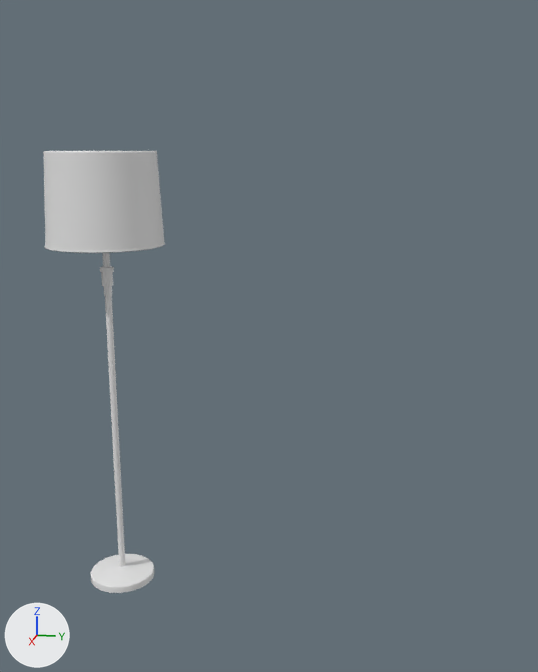
Renders of the Blender file _ART/Blender/LivingRoom/SM_StandingLamp.blend from each side of a commit.
Before and after are seen from a 50 mm camera at (2.26, 0.99, 1.48) aimed at (-0.04, 0.53, 0.9). The axes (+X, +Y, +Z) are drawn at lower left. The lights are the same throughout.

Before the edit, the objects in view are built like this:
```python
me_average_man_02 = bpy.data.meshes.new('average_man_02')
me_average_man_02.from_pydata(...)  # 1216 vertices, 1404 faces; spans x -36.0..28.0, y 0.0..188.0, z -18.0..24.0
me_average_man_02.materials.append(None)
me_mesh = bpy.data.meshes.new('Mesh')
me_mesh.from_pydata(...)  # 1041 vertices, 1008 faces; spans x -19.1..19.1, y 0.0..148.6, z -19.1..19.3
# faces by material slot: [868, 140]
me_mesh.materials.append(mat_material)  # white #e7e7e7
me_mesh.materials.append(mat_material_001)  # white #e7e7e7
me_standinglamp = bpy.data.meshes.new('StandingLamp')
me_standinglamp.from_pydata(...)  # 448 vertices, 834 faces; spans x -21.8..21.8, y -21.5..21.5, z 0.1..149.0
me_standinglamp.materials.append(mat_lambert1)  # white #ffffff
ob_humanref = bpy.data.objects.new('HumanRef', me_average_man_02)
ob_humanref.location = (0.0, 1.078, 0.0)
ob_humanref.rotation_euler = (1.571, 0.0, 0.0)  # degrees (90, 0, 0)
ob_humanref.scale = (0.00969, 0.00969, 0.00969)
ob_humanref.hide_set(True)
ob_sm_standinglamp_01 = bpy.data.objects.new('SM_StandingLamp_01', me_mesh)
ob_sm_standinglamp_01.location = (0.0, 0.0, 0.0)
ob_sm_standinglamp_01.rotation_euler = (1.571, 0.0, 0.0)  # degrees (90, 0, 0)
ob_sm_standinglamp_01.scale = (0.01, 0.01, 0.01)
ob_sm_standinglamp_02 = bpy.data.objects.new('SM_StandingLamp_02', me_standinglamp)
ob_sm_standinglamp_02.location = (0.0, 0.0, 0.0)
ob_sm_standinglamp_02.scale = (0.01, 0.01, 0.01)
ob_sm_standinglamp_02.hide_set(True)
```
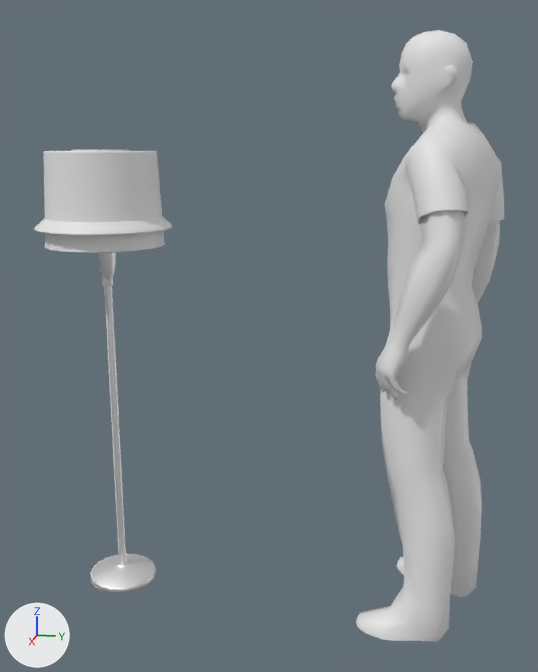
Pixel boxes [x1, y1, x2, y2] of what changed, in the pictures (538 x 672 px):
'HumanRef', shown
    after: [356, 30, 504, 642]
'SM_StandingLamp_02', shown
    after: [34, 150, 172, 593]

The edits, one by one:
Object 'HumanRef' (ob_humanref) is now shown.
Object 'SM_StandingLamp_02' (ob_sm_standinglamp_02) is now shown.
